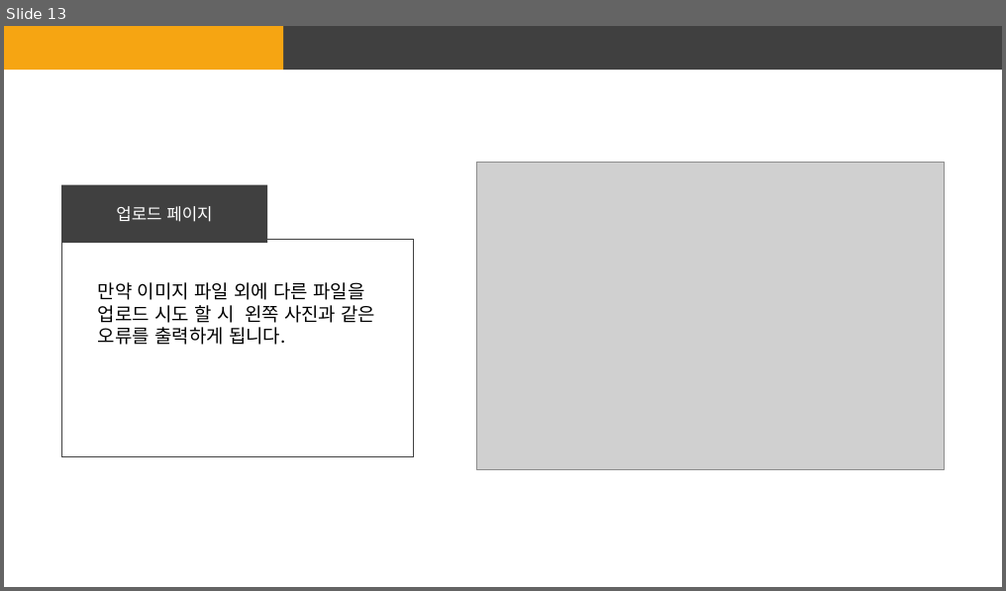
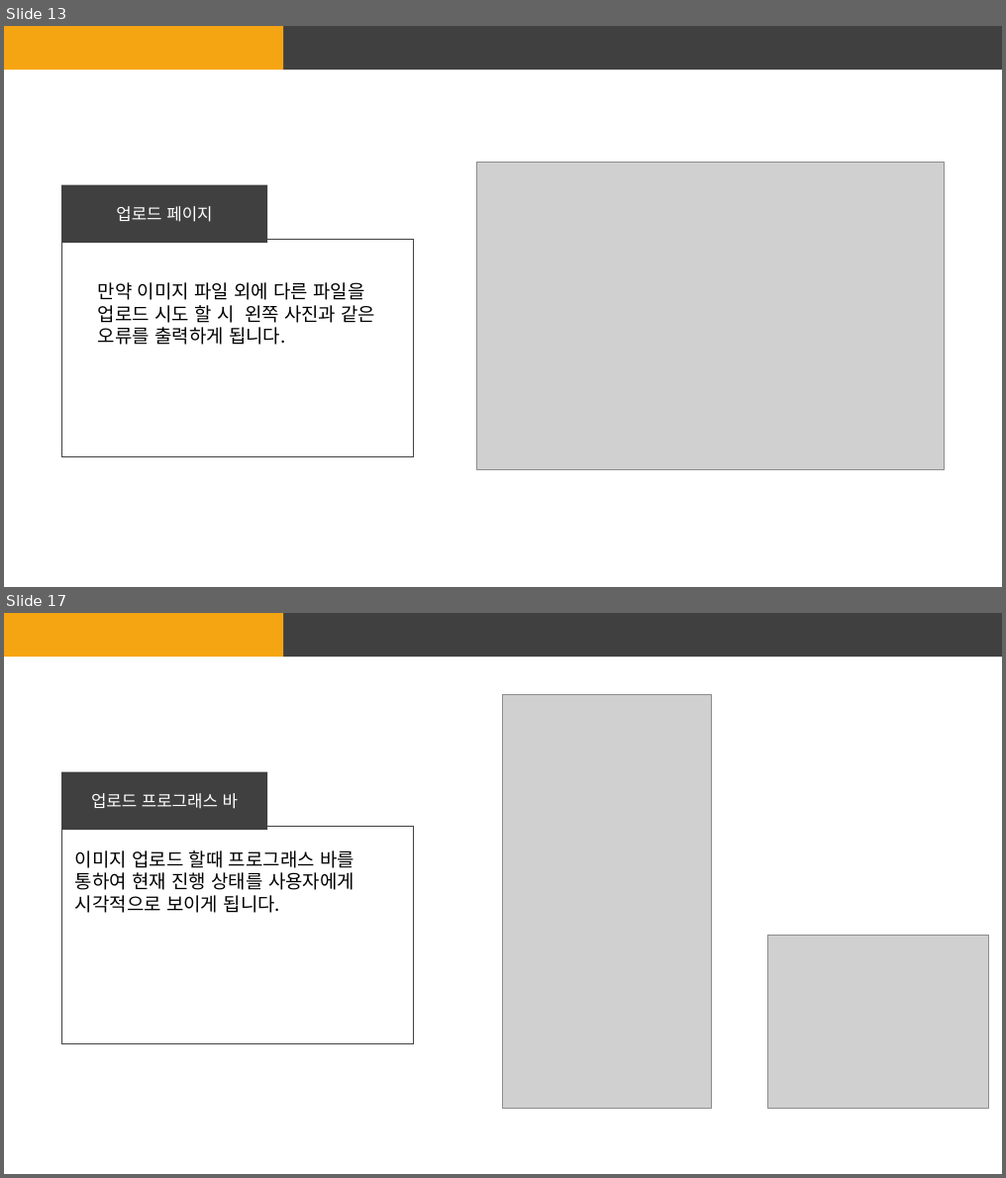
Before and after one commit to GhostSec322/React_Gallery, a slide deck: 4조 웹프레임워크 프로젝트 기획서.pptx. Shown one above the other, each under a label of ours: slide 13 before the commit, slides 13 and 17 after it; the slides between them are not shown. The pictures are 1006x591 and 1006x1178 pixels, drawn with LibreOffice and Linux fonts; fonts in the diff are those of the drawing; grey boxes stand for pictures. Boxes give left, top, right and bottom in pixels: in the first picture for what was removed or moved away, otherwise in the second. Text is boxed around its words. In the diff, an @@ line names an element or a change of style, - is before the commit and + after.

```diff
--- a/4조 웹프레임워크 프로젝트 기획서.pptx
+++ b/4조 웹프레임워크 프로젝트 기획서.pptx
@@ slide 17 added at (4, 613, 1002, 1174), background #FFFFFF; not listed: 2 template elements that a slide beside it also shows @@
@@ picture added at (503, 694, 712, 1109) @@
@@ rectangle added at (61, 771, 267, 830), fill #404040, 16 pt, text #FFFFFF @@
+업로드 프로그래스 바
@@ rectangle added at (61, 827, 414, 1045), outline #404040 1 pt @@
@@ text added at (75, 851, 354, 913), 18 pt, text #000000 @@
+이미지 업로드 할때 프로그래스 바를 통하여 현재 진행 상태를 사용자에게 시각적으로 보이게 됩니다.
@@ picture added at (768, 936, 988, 1109) @@
```
Also in this commit, not shown: 4 slides changed, 2 other slides added, 1 other file.
